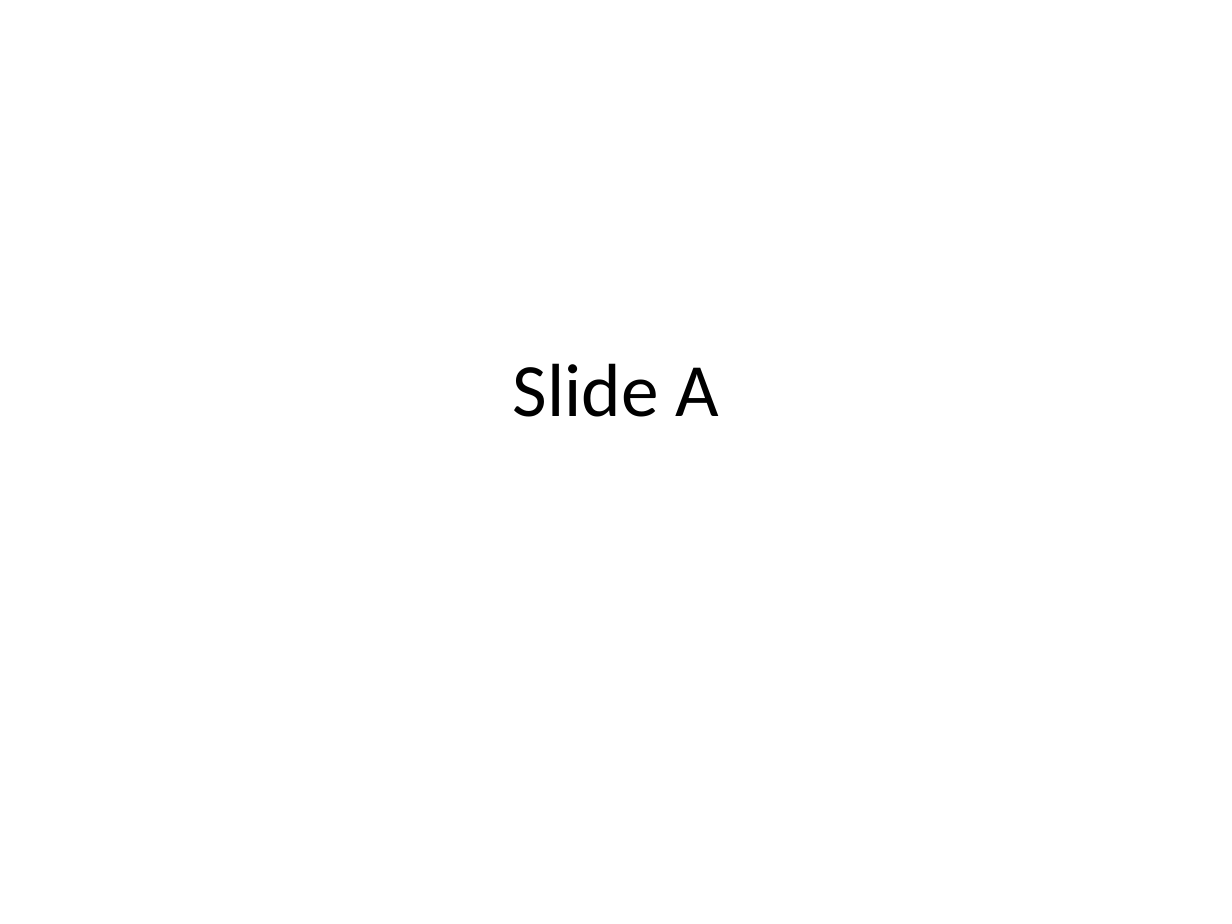
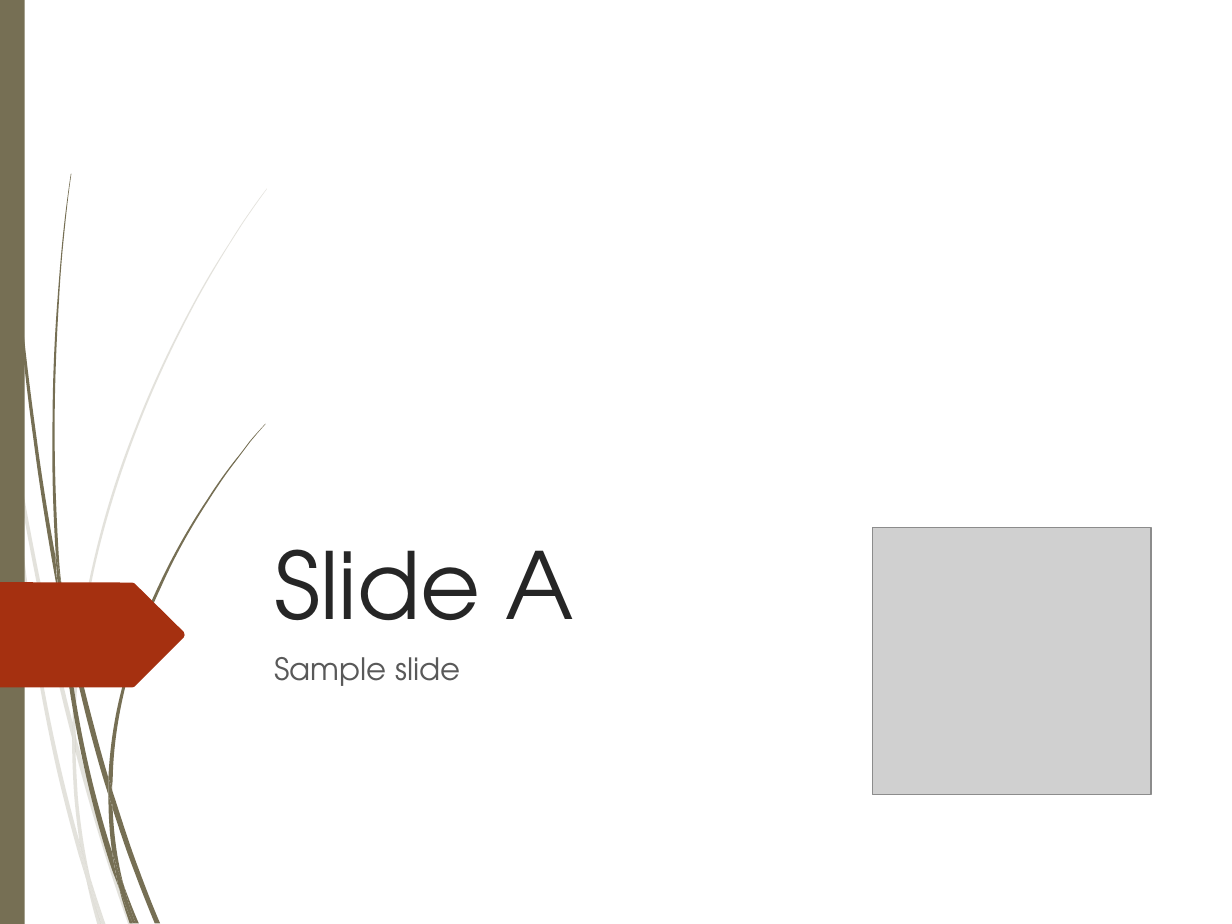
Before and after one commit to JoseCamino/DPresenter, a slide deck: slide 1 of Parser/testsuite/test_files/slide1.pptx. Drawn at 1232x924 pixels with LibreOffice and Linux fonts; fonts in the diff are those of the drawing; grey boxes stand for pictures. Boxes give left, top, right and bottom in pixels: in the first picture for what was removed or moved away, otherwise in the second. Text is boxed around its words. In the diff, an @@ line names an element or a change of style, - is before the commit and + after.

Commit message:
Improved test coverage
Added images and themes to the sample slides to improve test coverage

```diff
--- a/Parser/testsuite/test_files/slide1.pptx
+++ b/Parser/testsuite/test_files/slide1.pptx
@@ rectangle added at box(0, 0, 25, 924), fill #766F54 @@
@@ title "Slide A": place and size @@
-title "Slide A" at box(513, 363, 720, 417)
+title "Slide A" at box(274, 549, 574, 661)
@@ title "Slide A" at box(274, 549, 574, 661): size 44 to 54 pt, font Calibri to TeX Gyre Adventor, text colour #000000 to #262626; alignment centre to left; vertical alignment middle to bottom @@
@@ picture added at box(872, 527, 1151, 795) @@
@@ freeform shape added at box(0, 583, 185, 687), fill #A53010 @@
@@ subtitle added at box(274, 657, 460, 686), 18 pt, text #595959 @@
+Sample slide
@@ group added at box(0, 188, 267, 924): 10 freeform shapes @@
@@ group added at box(2, 0, 266, 924): 12 freeform shapes @@
```
Also in this commit, not shown: 5 other files.
